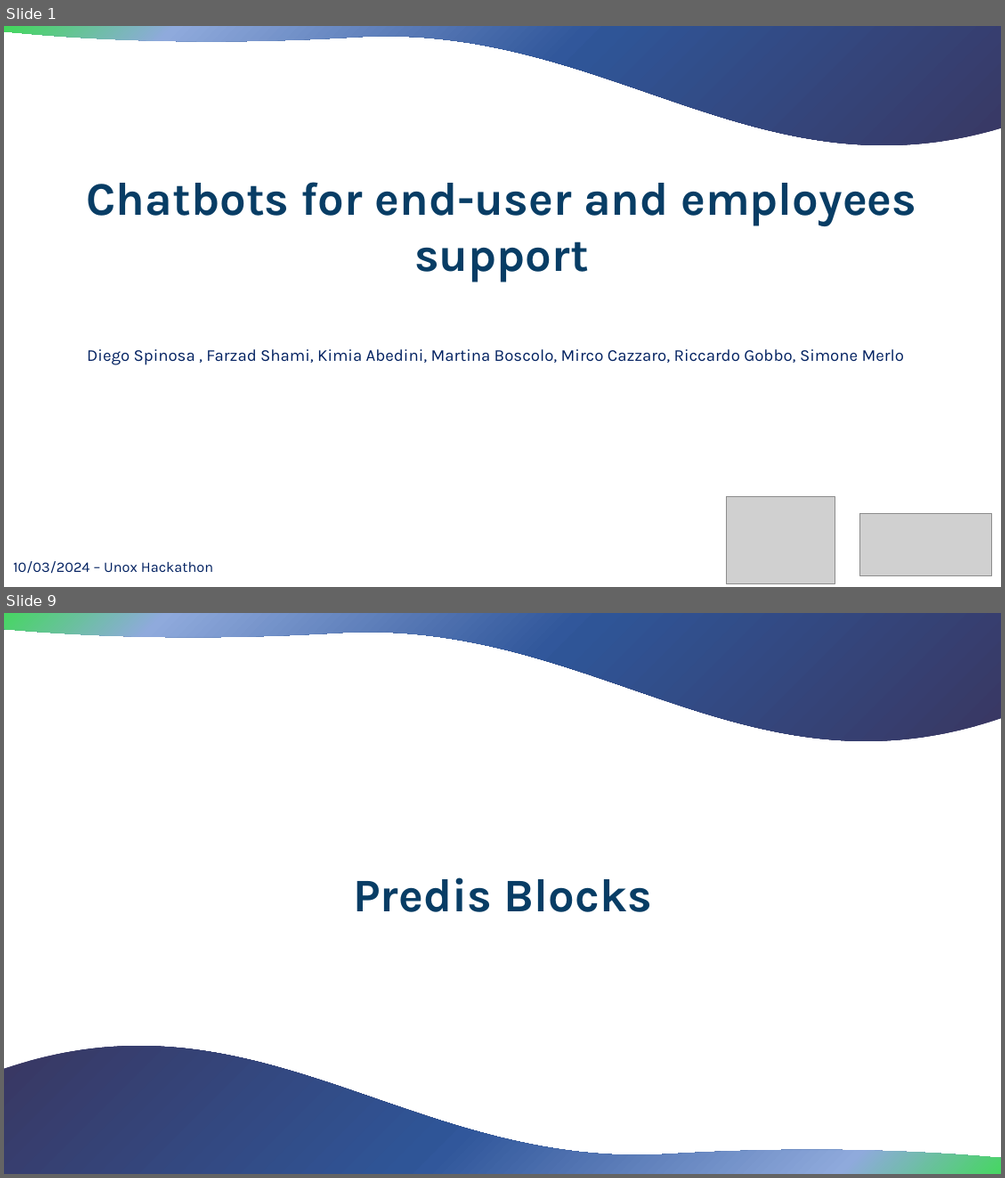
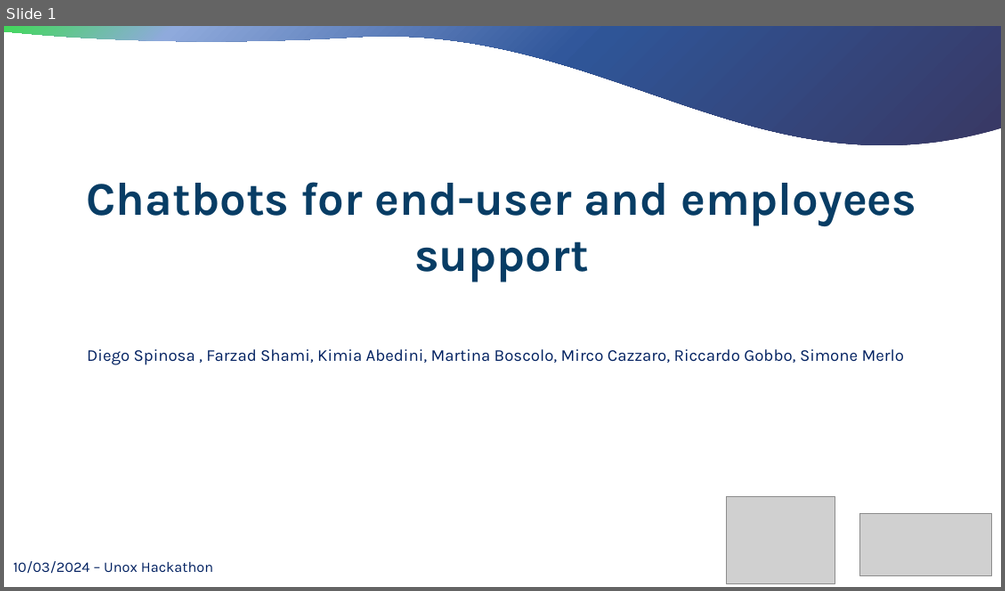
Before and after one commit to MerloSimone/HackatonUnox, a slide deck: Slides/PresentationDS.pptx. Shown one above the other, each under a label of ours: slides 1 and 9 before the commit, slide 1 after it; the slides between them are not shown. The pictures are 1005x1178 and 1005x591 pixels, drawn with LibreOffice and Linux fonts; fonts in the diff are those of the drawing; grey boxes stand for pictures. Boxes give left, top, right and bottom in pixels: in the first picture for what was removed or moved away, otherwise in the second. Text is boxed around its words. In the diff, an @@ line names an element or a change of style, - is before the commit and + after.

```diff
--- a/Slides/PresentationDS.pptx
+++ b/Slides/PresentationDS.pptx
@@ slide 9 removed at [4,613,1001,1174], background #FFFFFF @@
@@ freeform shape removed at [4,613,1001,741] @@
@@ text removed at [353,877,652,912] @@
-Predis Blocks
@@ group removed at [469,954,542,976]: 7 freeform shapes, 1 rectangle @@
@@ freeform shape removed at [4,1046,1001,1174] @@
```
Also in this commit, not shown: 9 slides added, 24 other slides removed.
